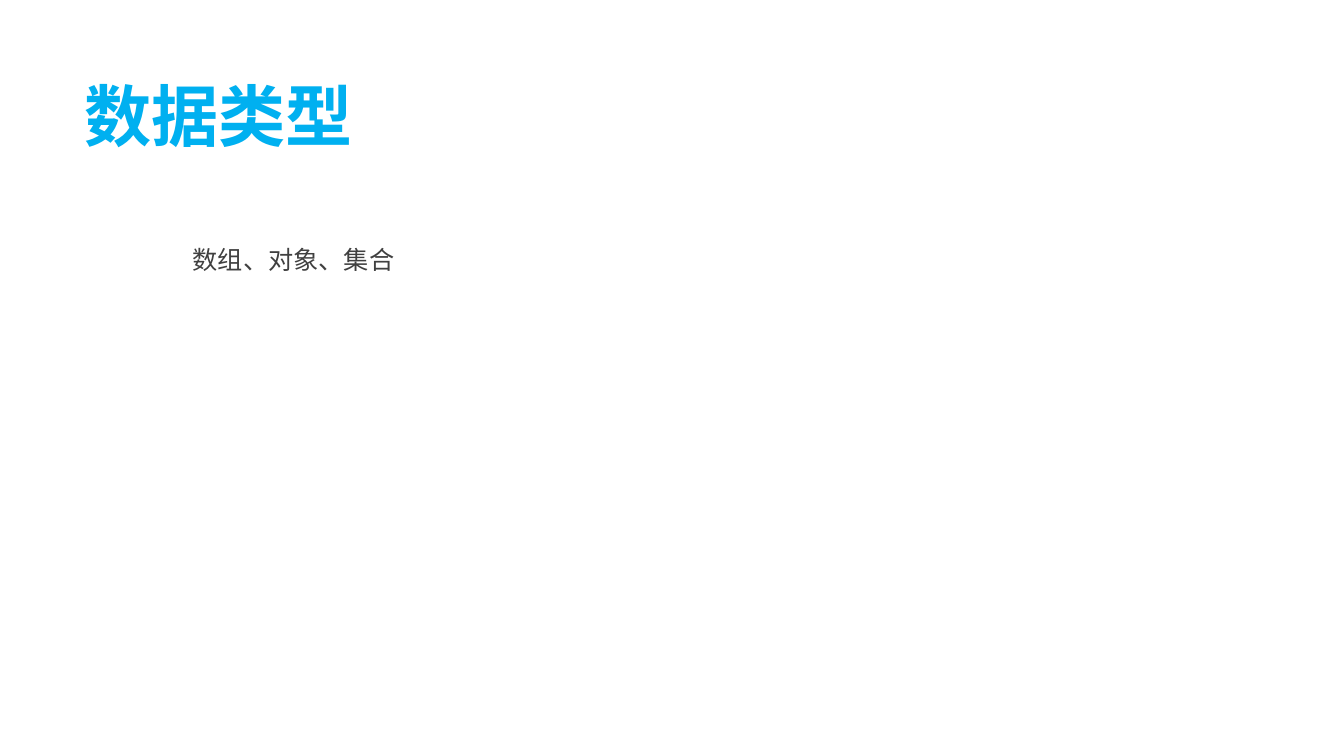
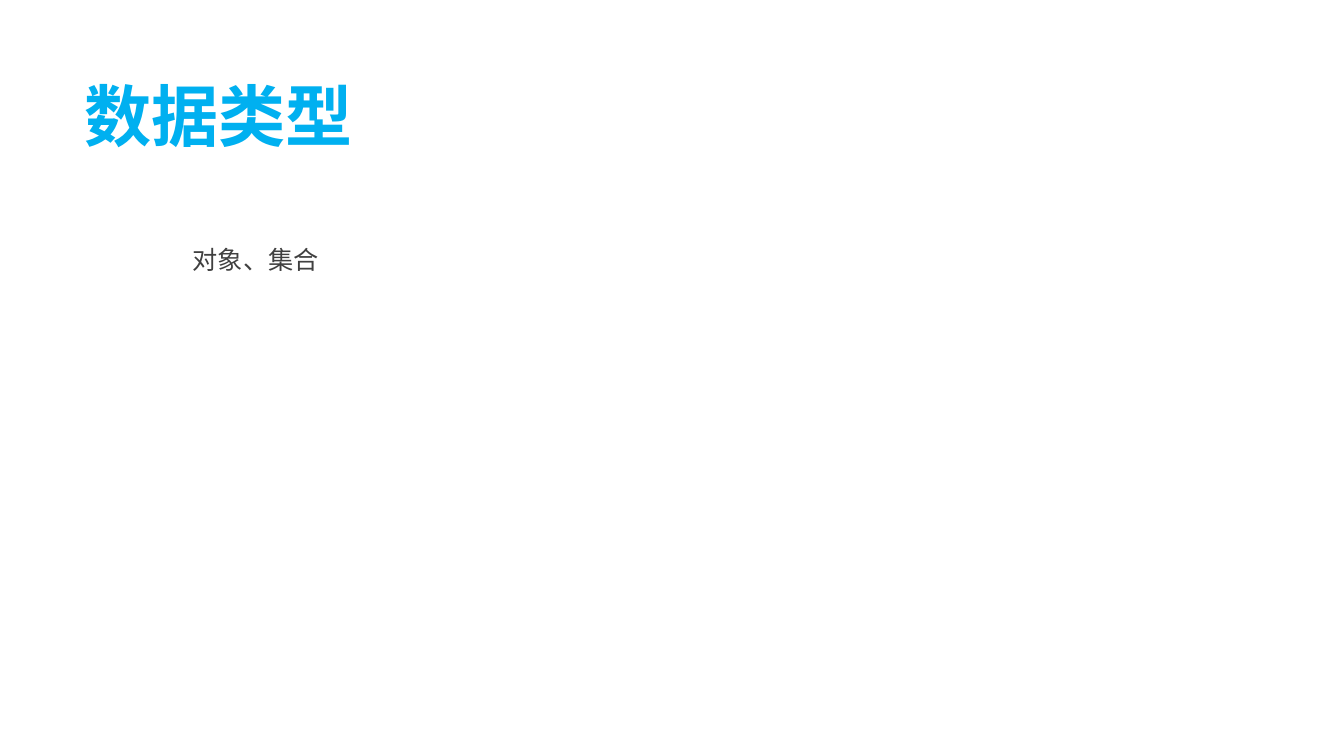
Before and after one commit to tecshuttle/interview, a slide deck: slide 1 of 2 前端/《JavaScript忍者秘籍（第2版）》.pptx. Drawn at 1344x756 pixels with LibreOffice and Linux fonts; fonts in the diff are those of the drawing. Boxes give left, top, right and bottom in pixels: in the first picture for what was removed or moved away, otherwise in the second. Text is boxed around its words. In the diff, an @@ line names an element or a change of style, - is before the commit and + after.

```diff
--- a/2 前端/《JavaScript忍者秘籍（第2版）》.pptx
+++ b/2 前端/《JavaScript忍者秘籍（第2版）》.pptx
@@ text at bbox=[193, 248, 319, 271]: text changed @@
-数组、对象、集合
+对象、集合
```
Also in this commit, not shown: 2 slides added, 2 other files.
